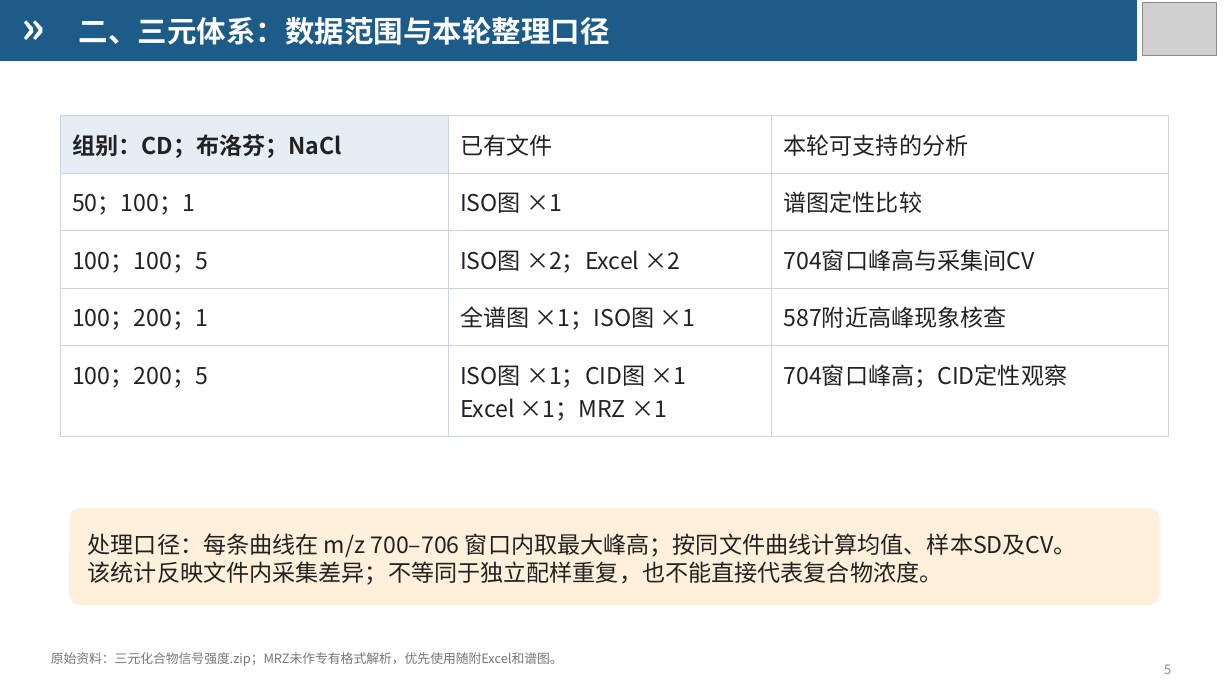
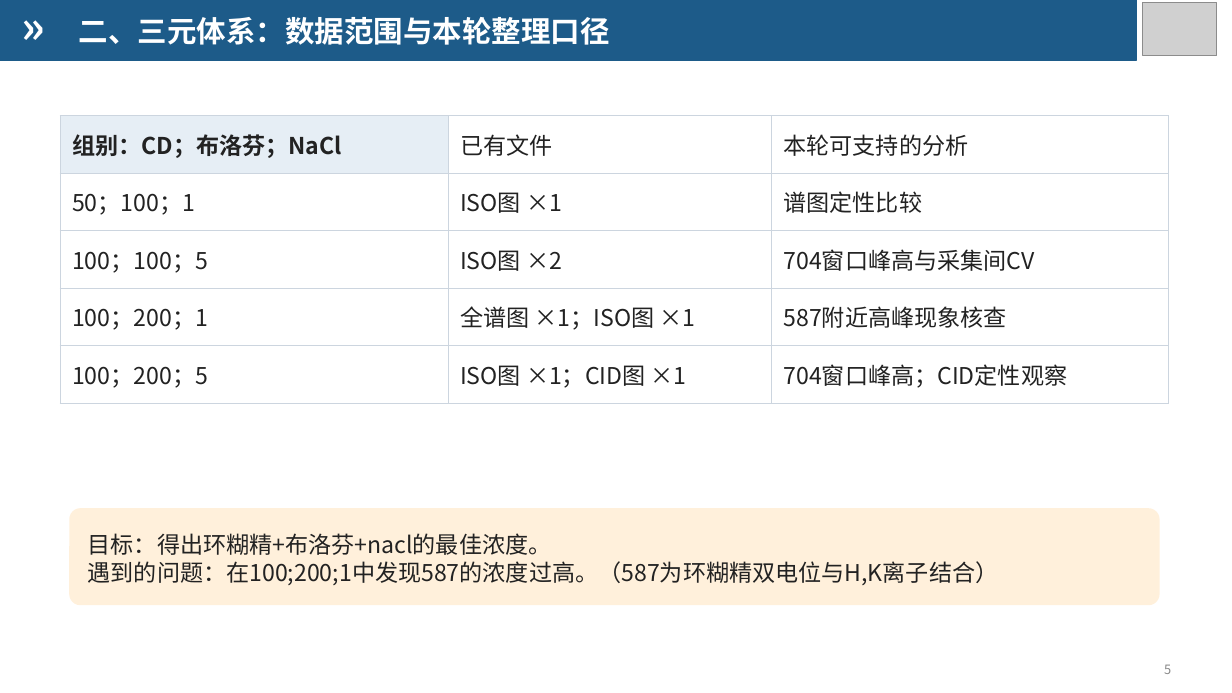
Before and after one commit to yy8jiuk25m23/ppt-skills, a slide deck: slide 5 of reports/weekly-report-draft/weekly-report.pptx. Drawn at 1232x693 pixels with LibreOffice and Linux fonts; fonts in the diff are those of the drawing; grey boxes stand for pictures. Boxes give left, top, right and bottom in pixels: in the first picture for what was removed or moved away, otherwise in the second. Text is boxed around its words. In the diff, an @@ line names an element or a change of style, - is before the commit and + after.

```diff
--- a/reports/weekly-report-draft/weekly-report.pptx
+++ b/reports/weekly-report-draft/weekly-report.pptx
@@ table at (60,116,1169,392) @@
-row 3, column 2: ISO图 ×2；Excel ×2
+row 3, column 2: ISO图 ×2
-row 5, column 2: ISO图 ×1；CID图 ×1 / Excel ×1；MRZ ×1
+row 5, column 2: ISO图 ×1；CID图 ×1
@@ text at (88,533,999,585): text changed @@
-处理口径：每条曲线在 m/z 700–706 窗口内取最大峰高；按同文件曲线计算均值、样本SD及CV。
-该统计反映文件内采集差异；不等同于独立配样重复，也不能直接代表复合物浓度。
+目标：得出环糊精+布洛芬+nacl的最佳浓度。
+遇到的问题：在100;200;1中发现587的浓度过高。（587为环糊精双电位与H,K离子结合）
@@ text removed at (51,652,563,666) @@
-原始资料：三元化合物信号强度.zip；MRZ未作专有格式解析，优先使用随附Excel和谱图。
```
Also in this commit, not shown: 5 other slides changed, 1 slide added, 4 slides removed, 1 other file.
